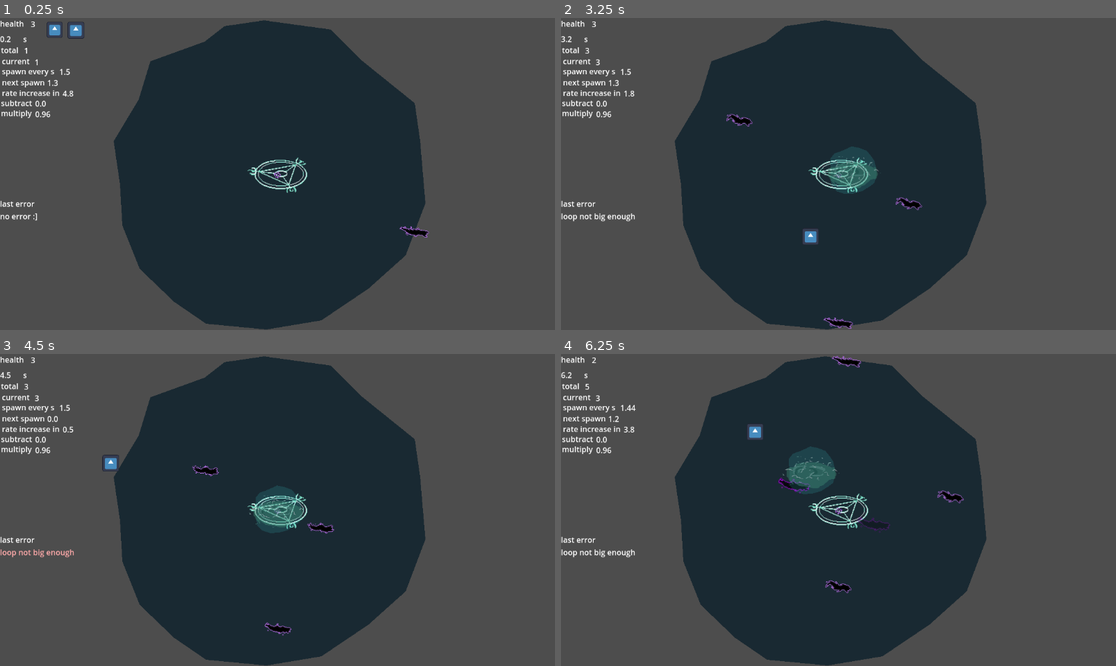
Above: before the commit, frames 1-4 (two rows, left to right).
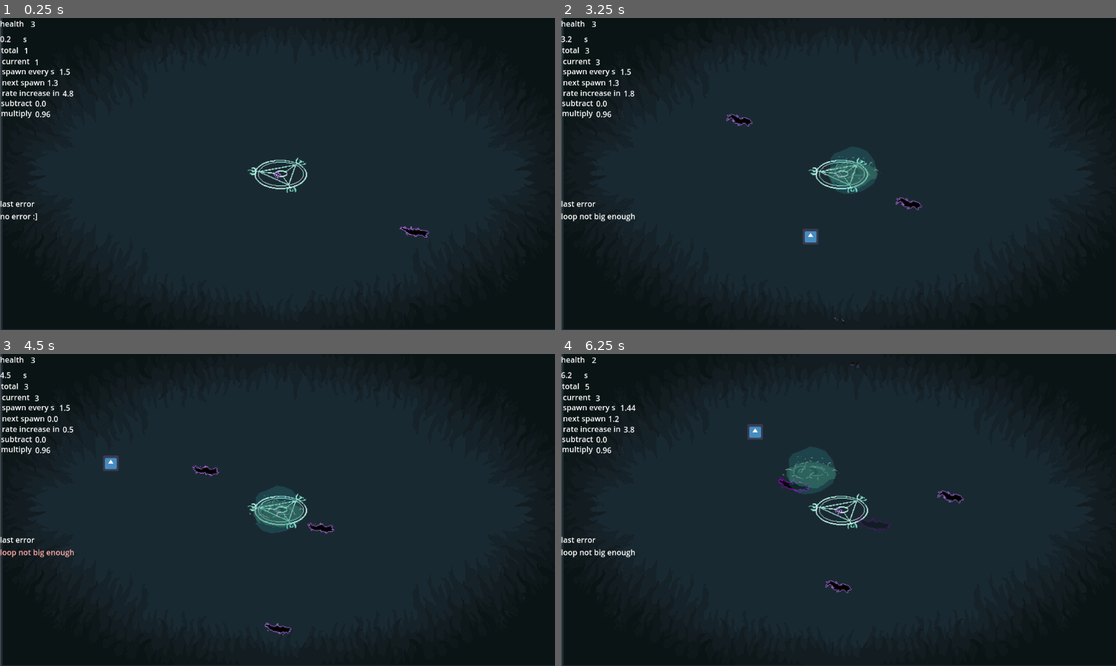
Above: after the commit, the same moments.

Repository: alifeee/loop
Game: Godot game, scene res://scenes/main.tscn
The game is run twice, just before and just after one commit, with the same random seed, the same clock (stepped at 60 frames per second) and the same inputs. The engine's default icon, where the game draws it, is replaced by a stand-in: a white triangle on a blue panel in a dark square.
Inputs (mouse positions are in pixels of both pictures, inside the frame that each line leads up to):
- Up to frame 1 (0.25 s): no input
- Up to frame 2 (3.25 s): move the mouse to (960, 158) at 0.52 s; press the mouse at (960, 158) at 0.53 s; move the mouse to (727, 189) at 1.27 s; release the mouse at (727, 189) at 1.28 s; click (727, 189) at 1.35 s; move the mouse to (894, 105) at 2.02 s; press the mouse at (894, 105) at 2.03 s; move the mouse to (810, 236) at 2.77 s; release the mouse at (810, 236) at 2.78 s; click (810, 236) at 2.85 s
- Up to frame 3 (4.5 s): move the mouse to (444, 556) at 3.52 s; press the mouse at (444, 556) at 3.53 s; move the mouse to (111, 463) at 4.27 s; release the mouse at (111, 463) at 4.28 s; click (111, 463) at 4.35 s
- Up to frame 4 (6.25 s): move the mouse to (866, 510) at 5.02 s; press the mouse at (866, 510) at 5.03 s; move the mouse to (755, 432) at 5.77 s; release the mouse at (755, 432) at 5.78 s; click (755, 432) at 5.85 s

The runs differ from the first frame. In frame 1, 56% of the frame differs, in the area x 0-100%, y 0-100%; in frame 2, 56%; in frame 3, 56%; in frame 4, 56%.

Commit message:
feat: background

Diff:
--- a/scenes/main.tscn
+++ b/scenes/main.tscn
@@ -11,6 +11,7 @@
 [ext_resource type="Script" uid="uid://b1o1776rup4my" path="res://scripts/userinterface.gd" id="5_tefeu"]
 [ext_resource type="Script" path="res://scripts/centre.gd" id="5_ya4ey"]
 [ext_resource type="Script" path="res://scripts/animated_sprite.gd" id="6_85g3d"]
+[ext_resource type="Texture2D" uid="uid://camjl37g7bruo" path="res://assets/non-animations/backgrounf_shadow.png" id="12_eb6dy"]
 
 [sub_resource type="AtlasTexture" id="AtlasTexture_tipki"]
 atlas = ExtResource("4_o6xl0")
@@ -61,6 +62,10 @@
 texture = ExtResource("2_o6xl0")
 polygon = PackedVector2Array(566, 3, 705, 22, 771, 88, 879, 175, 890, 252, 901, 383, 860, 491, 783, 560, 685, 626, 571, 645, 446, 633, 380, 588, 308, 519, 272, 429, 267, 343, 254, 254, 306, 167, 330, 88, 443, 47, 484, 15)
 
+[node name="Sprite2D" type="Sprite2D" parent="."]
+position = Vector2(578, 324)
+texture = ExtResource("2_o6xl0")
+
 [node name="position" type="Sprite2D" parent="."]
 position = Vector2(113.5, 24.5)
 scale = Vector2(0.257812, 0.257812)
@@ -342,6 +347,10 @@
 text = "no error :]"
 autowrap_mode = 1
 
+[node name="Shadow" type="Sprite2D" parent="."]
+position = Vector2(582, 322)
+texture = ExtResource("12_eb6dy")
+
 [connection signal="error" from="." to="CanvasLayer" method="display_error"]
 [connection signal="area_entered" from="Centre" to="Centre" method="_on_area_entered"]
 [connection signal="body_entered" from="Centre" to="Centre" method="_on_body_entered"]
Binary file changed: assets/non-animations/backgrounf_shadow.png
Not shown: 1 places in scenes/main.tscn that only renumber resources
